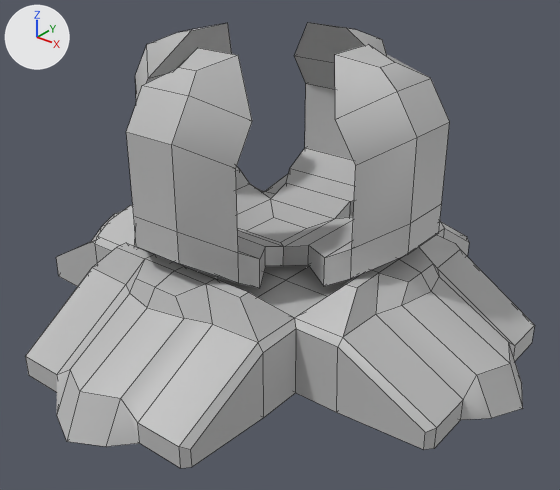
Two versions of the FBX model Project -v1.0.2 - 4.2.0/Project -v1.0.2 - 4.2.0/Assets/Resources/Models/FluxArray.fbx, one commit apart.
Camera for both pictures: a camera (50 mm lens) standing at (0.1033, -0.1279, 0.0757) and looking at (0.0044, -0.0043, -0.0009). Every picture has the same lights, and +X, +Y and +Z are marked at upper left. Mesh edges are drawn as thin lines. Where no turn or scale is listed for an object, it has been applied to the vertices.
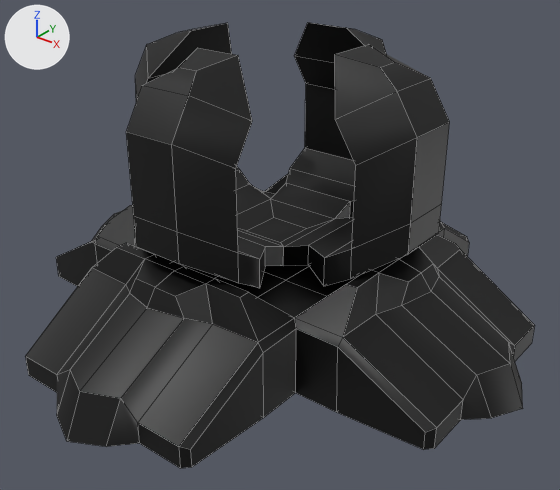
Location of each change, (x1, y1, x2, y2) in pixels of the pictures (560 x 490 px):
'pCube3', recoloured (grey to black): (25, 173, 535, 468) in both
'pCube2', recoloured (grey to black): (126, 22, 449, 288) in both

The change, as a list of edits to the scene's bpy script:
```text
Change mat_lambert1:
    mat_lambert1.base_color: (0.5, 0.5, 0.5) -> (0.0, 0.0, 0.0)  # grey #bcbcbc -> black #000000
```
